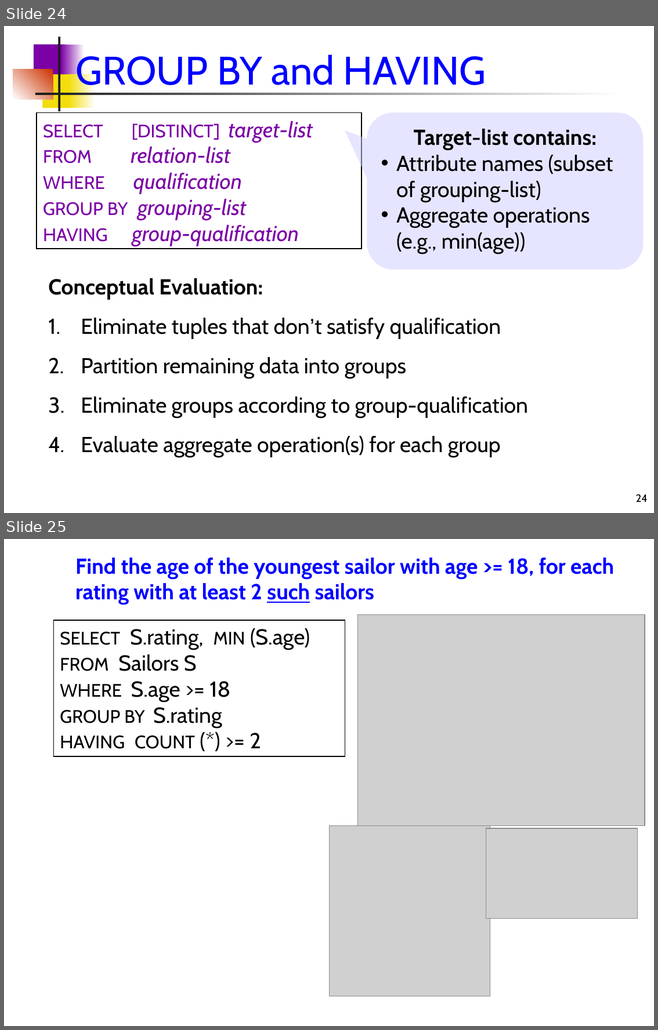
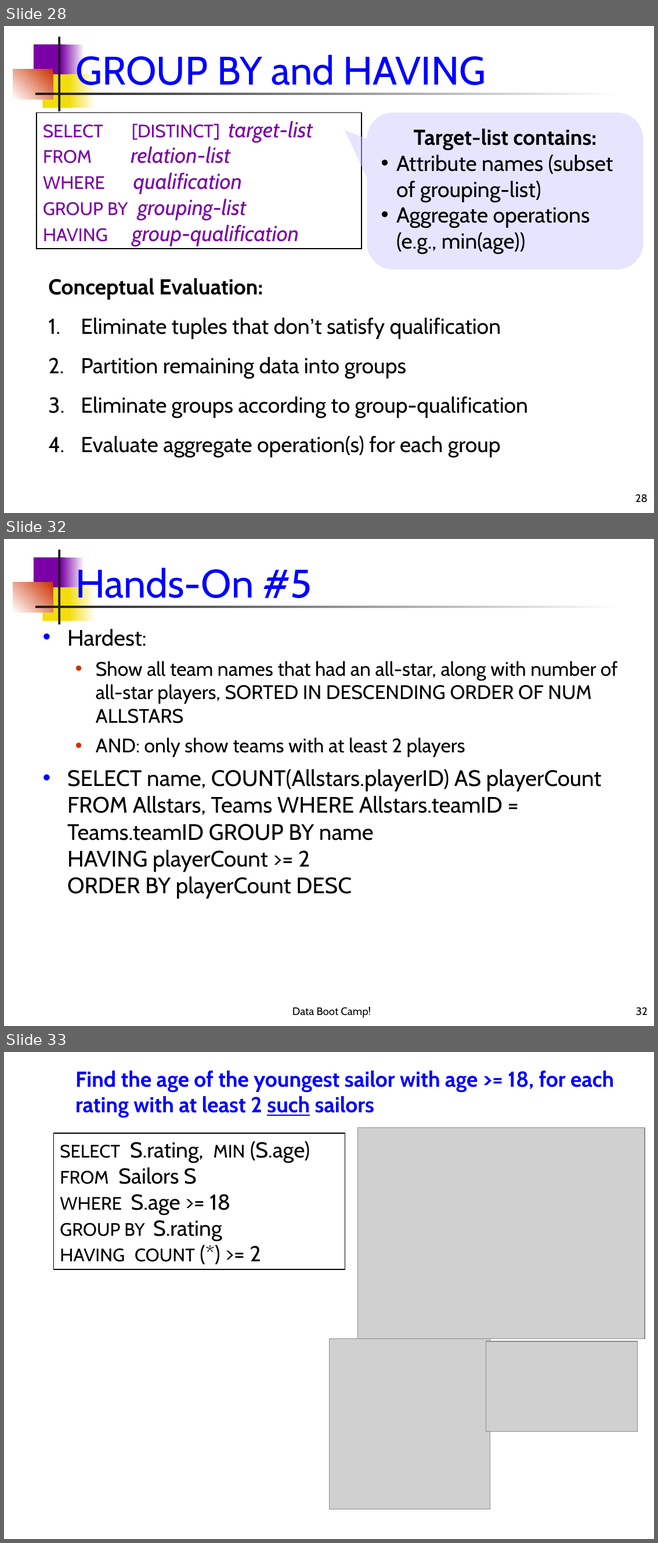
Before and after one commit to dssg/dssg-training-workshop-2015, a slide deck: slides/introductionToSQL.ppt. Shown one above the other, each under a label of ours: slides 24 and 25 before the commit, slides 28, 32 and 33 after it; the slides between them are not shown. The pictures are 658x1030 and 658x1543 pixels, drawn with LibreOffice and Linux fonts; fonts in the diff are those of the drawing; grey boxes stand for pictures. Boxes give left, top, right and bottom in pixels: in the first picture for what was removed or moved away, otherwise in the second. Text is boxed around its words. In the diff, an @@ line names an element or a change of style, - is before the commit and + after.

```diff
--- a/slides/introductionToSQL.ppt
+++ b/slides/introductionToSQL.ppt
@@ slide 32 added at (4, 539, 654, 1026), background #FFFFFF; not listed: 7 template elements that a slide beside it also shows @@
@@ title added at (75, 565, 312, 607), 44 pt, text #0000FF @@
+Hands-On #5
@@ text added at (67, 629, 618, 899), 24.8 pt, text #000000 @@
+• Hardest:
+  • Show all team names that had an all-star, along with number of all-star players, SORTED IN DESCENDING ORDER OF NUM ALLSTARS
+  • AND: only show teams with at least 2 players
+• SELECT name, COUNT(Allstars.playerID) AS playerCount FROM Allstars, Teams WHERE Allstars.teamID = Teams.teamID GROUP BY name
+  HAVING playerCount >= 2
+  ORDER BY playerCount DESC
@@ text added at (292, 1007, 371, 1018), 12 pt, text #000000 @@
+Data Boot Camp!
@@ page number added at (636, 1007, 647, 1016), 12 pt, text #000000 @@
+32
@@ what was slide 24 is now slide 28 @@
@@ page number at (635, 494, 647, 503): text changed @@
-24
+28
@@ what was slide 25 is now slide 33 @@
```
Also in this commit, not shown: 1 slide changed, 10 other slides added, 3 slides removed, 2 other files.
